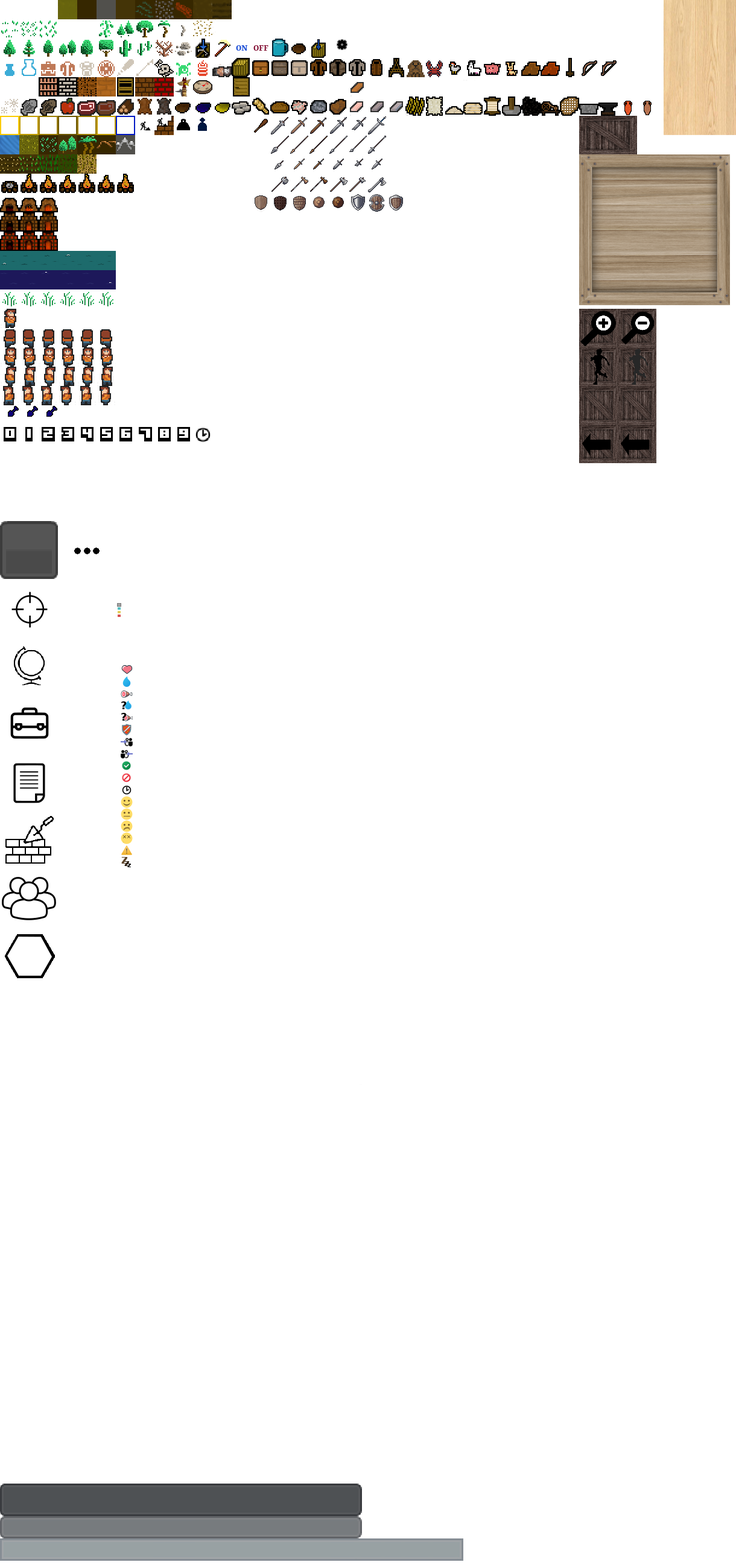
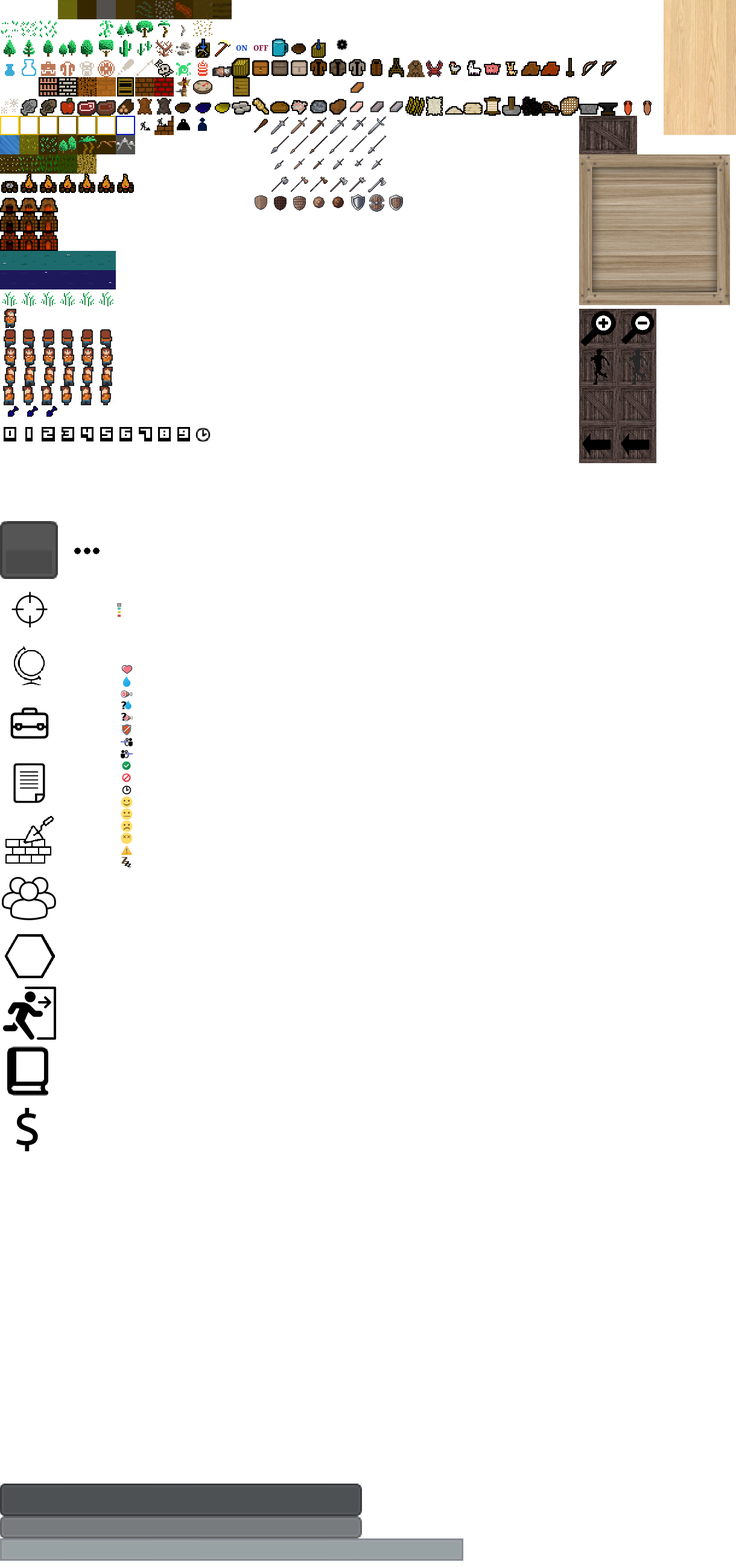
Before/after of a 736 × 1568 layered artwork. What changed in the layer stack:
painted on "crate2_diffuse.png" over 3, 986, 57, 1152
